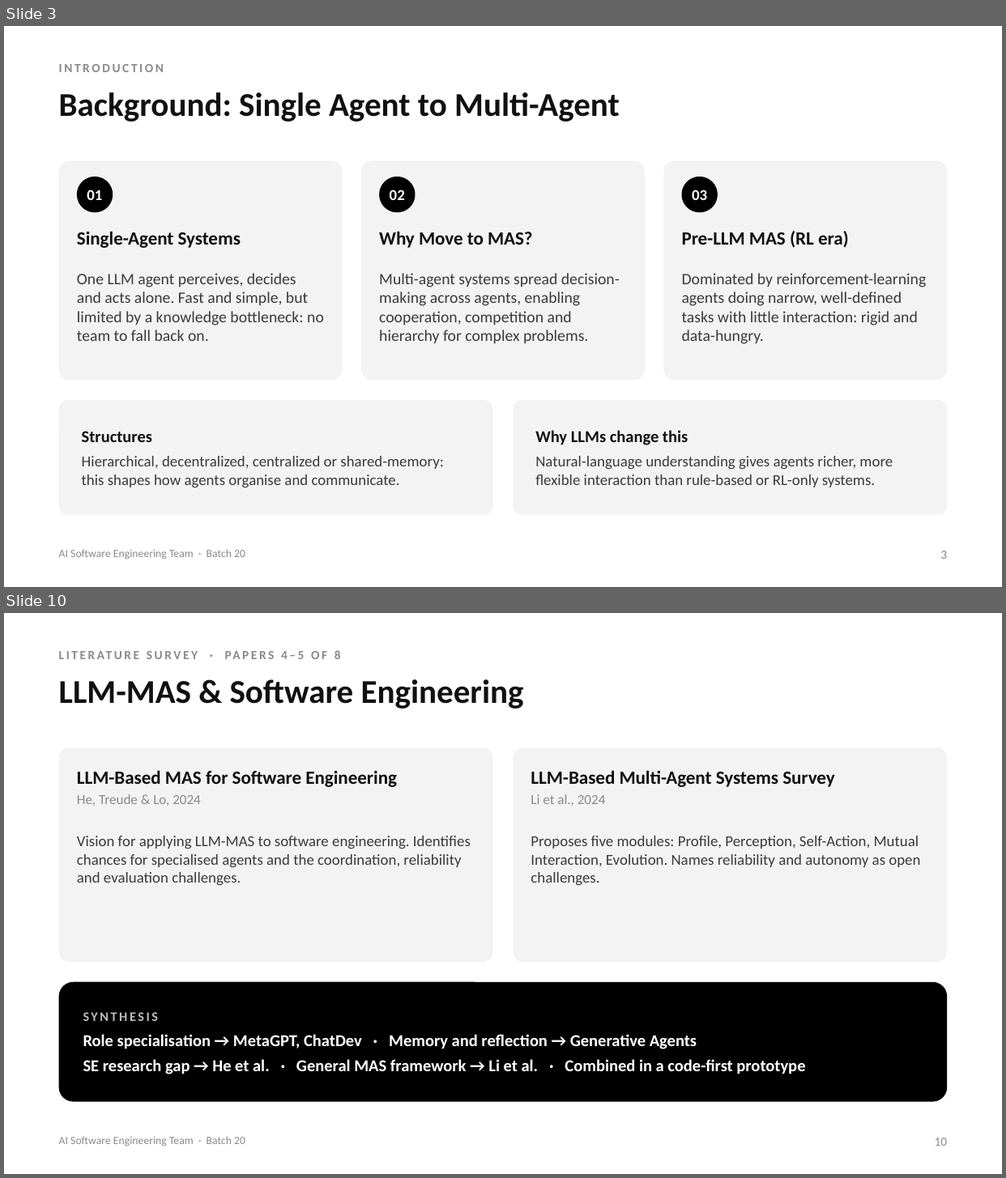
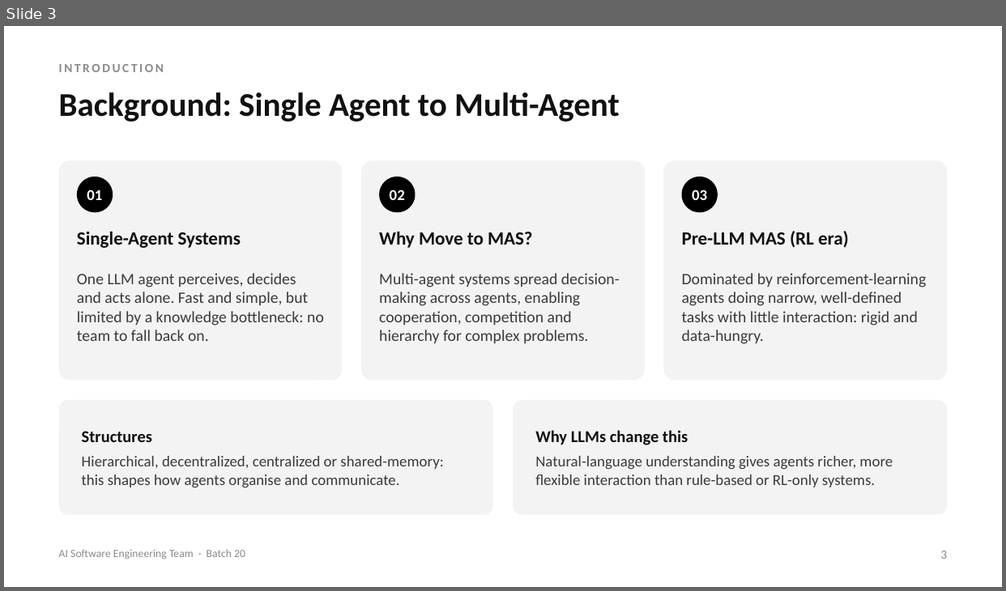
Before and after one commit to Varshith-092006/MAS, a slide deck: presentation/MAS_2nd_Review.pptx. Shown one above the other, each under a label of ours: slides 3 and 10 before the commit, slide 3 after it; the slides between them are not shown. The pictures are 1006x1178 and 1006x591 pixels, drawn with LibreOffice and Linux fonts; fonts in the diff are those of the drawing. Boxes give left, top, right and bottom in pixels: in the first picture for what was removed or moved away, otherwise in the second. Text is boxed around its words. In the diff, an @@ line names an element or a change of style, - is before the commit and + after.

```diff
--- a/presentation/MAS_2nd_Review.pptx
+++ b/presentation/MAS_2nd_Review.pptx
@@ slide 10 removed at box(4, 613, 1002, 1174), background #FFFFFF @@
@@ text removed at box(281, 650, 341, 659) @@
-LITERATURE SURVEY · PAPERS 4–5 OF 8
@@ text removed at box(59, 679, 524, 709) @@
-LLM-MAS & Software Engineering
@@ rounded rectangle removed at box(59, 747, 493, 962) @@
@@ rounded rectangle removed at box(513, 747, 947, 962) @@
@@ text removed at box(77, 770, 397, 806) @@
-LLM-Based MAS for Software Engineering
-He, Treude & Lo, 2024
@@ text removed at box(530, 770, 834, 806) @@
-LLM-Based Multi-Agent Systems Survey
-Li et al., 2024
@@ text removed at box(77, 836, 471, 885) @@
-Vision for applying LLM-MAS to software engineering. Identifies chances for specialised agents and the coordination, reliability and evaluation challenges.
@@ text removed at box(530, 836, 920, 885) @@
-Proposes five modules: Profile, Perception, Self-Action, Mutual Interaction, Evolution. Names reliability and autonomy as open challenges.
@@ rounded rectangle removed at box(59, 982, 947, 1102) @@
-SYNTHESIS
-Role specialisation → MetaGPT, ChatDev · Memory and reflection → Generative Agents
-SE research gap → He et al. · General MAS framework → Li et al. · Combined in a code-first prototype
@@ text removed at box(59, 1136, 245, 1146) @@
-AI Software Engineering Team · Batch 20
@@ text removed at box(935, 1138, 948, 1146) @@
-10
```
Also in this commit, not shown: 16 slides changed, 8 slides added, 7 other slides removed, 7 other files.
